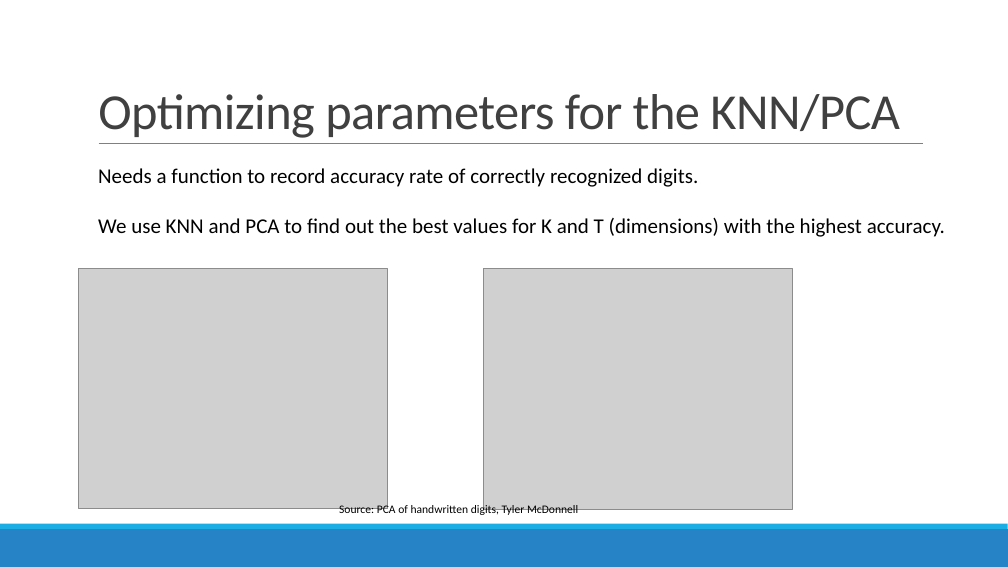
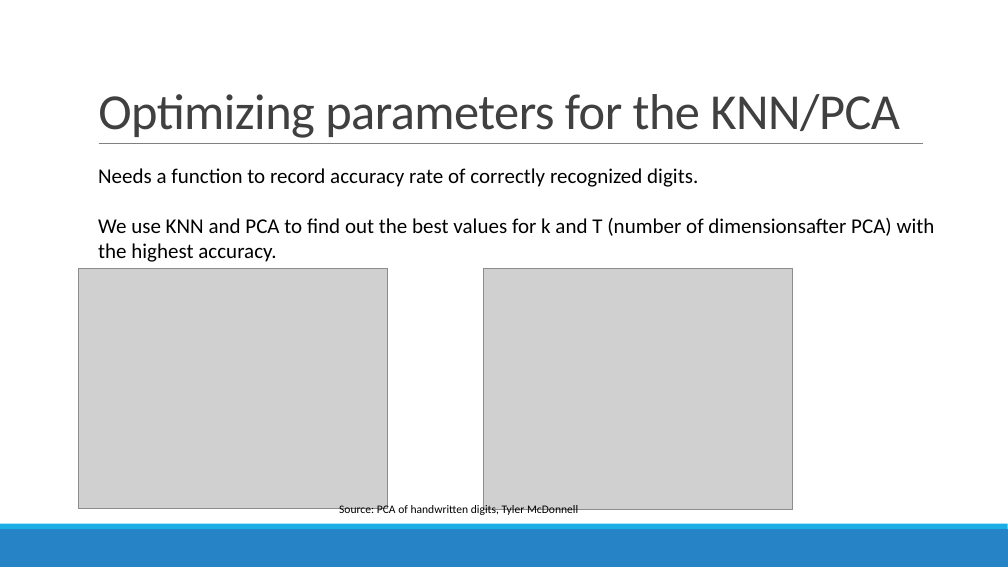
Before and after one commit to datascience-mobi/project-03-group-01, a slide deck: slide 6 of Vortrag1.pptx. Drawn at 1008x567 pixels with LibreOffice and Linux fonts; fonts in the diff are those of the drawing; grey boxes stand for pictures. Boxes give left, top, right and bottom in pixels: in the first picture for what was removed or moved away, otherwise in the second. Text is boxed around its words. In the diff, an @@ line names an element or a change of style, - is before the commit and + after.

```diff
--- a/Vortrag1.pptx
+++ b/Vortrag1.pptx
@@ text at box(98, 218, 935, 262): text changed @@
-We use KNN and PCA to find out the best values for K and T (dimensions) with the highest accuracy.
+We use KNN and PCA to find out the best values for k and T (number of dimensionsafter PCA) with the highest accuracy.
```
Also in this commit, not shown: 4 other slides changed.
